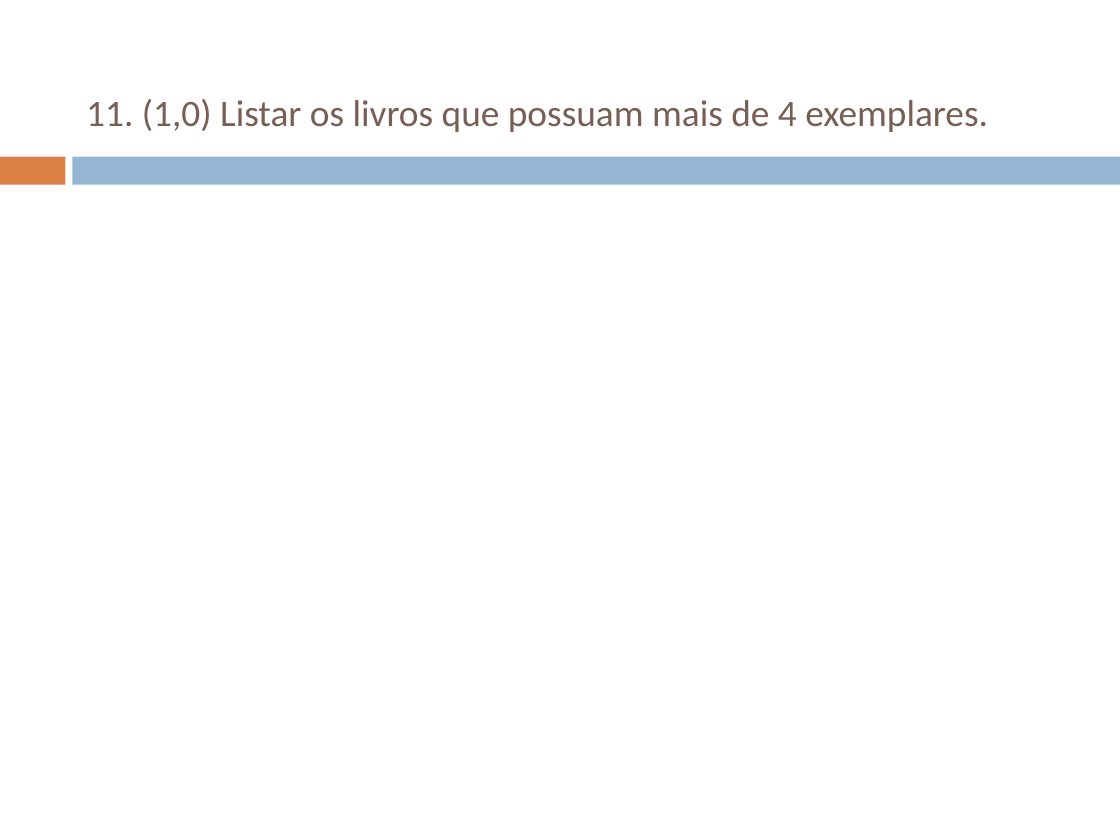
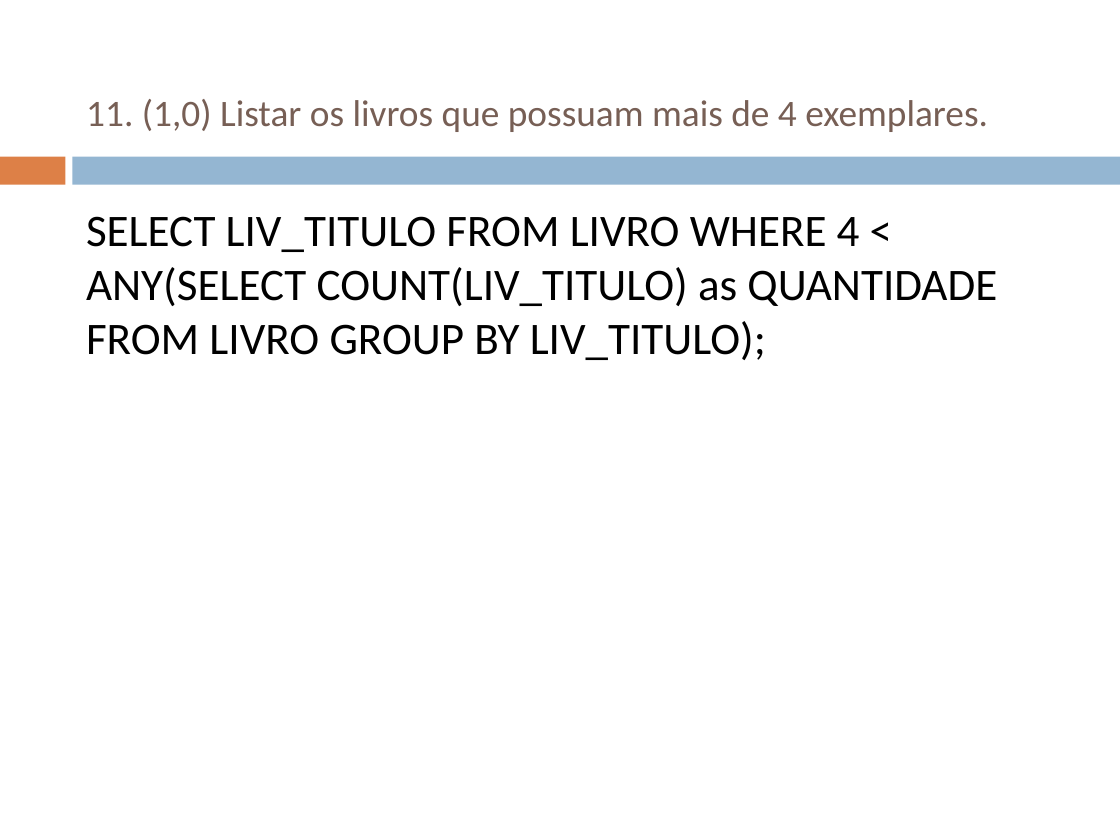
Before and after one commit to WillianRGoncalves/ProgramacaoemBancodeDados, a slide deck: slide 19 of 23-09-2016 - Prática 5 - Reposição.ppt. Drawn at 1120x840 pixels with LibreOffice and Linux fonts; fonts in the diff are those of the drawing. Boxes give left, top, right and bottom in pixels: in the first picture for what was removed or moved away, otherwise in the second. Text is boxed around its words. In the diff, an @@ line names an element or a change of style, - is before the commit and + after.

```diff
--- a/23-09-2016 - Prática 5 - Reposição.ppt
+++ b/23-09-2016 - Prática 5 - Reposição.ppt
@@ text added at box(86, 216, 997, 360), 29 pt, text #000000 @@
+SELECT LIV_TITULO FROM LIVRO WHERE 4 < ANY(SELECT COUNT(LIV_TITULO) as QUANTIDADE FROM LIVRO GROUP BY LIV_TITULO);
```
Also in this commit, not shown: 6 other slides changed.
